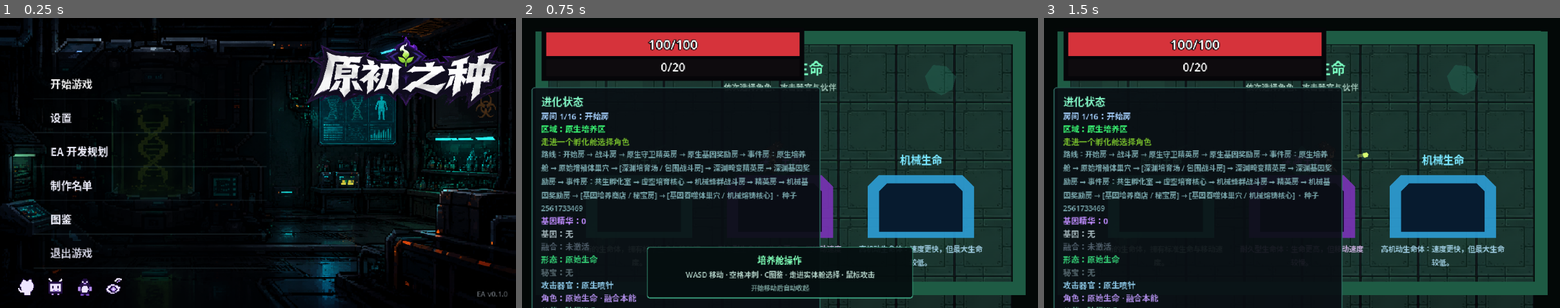
Above: before the commit, frames 1-3 (left to right).
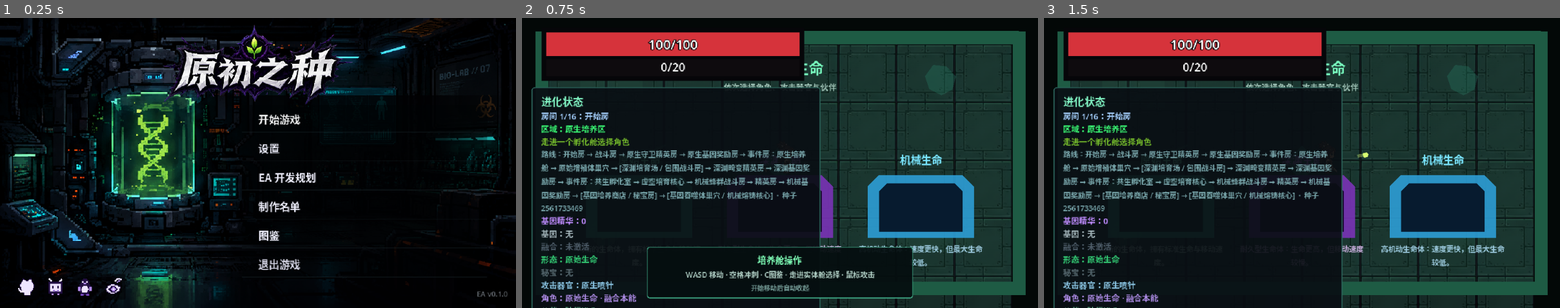
Above: after the commit, the same moments.

Repository: LIJUNCAN1/-Roguelike
Game: Godot game, scene res://scenes/ui/title_screen.tscn
The game is run twice, just before and just after one commit, with the same random seed, the same clock (stepped at 60 frames per second) and the same inputs.
Inputs (mouse positions are in pixels of both pictures, inside the frame that each line leads up to):
- Up to frame 1 (0.25 s): no input
- Up to frame 2 (0.75 s): click "开始游戏" at 0.5 s
- Up to frame 3 (1.5 s): tap Enter (ui_accept) at 1.25 s; move the mouse to (1415, 148) at 1.27 s; press the mouse at (1415, 148) at 1.28 s; hold D (move_right) from 1.28 s (still down)

The runs differ from the first frame. In frame 1, 28% of the frame differs, in the area x 2-98%, y 2-100%; in frame 2, less than 0.1%; in frame 3, nothing differs.

Commit message:
feat: reposition title menu and replace logo

Diff:
--- a/scenes/ui/title_screen.tscn
+++ b/scenes/ui/title_screen.tscn
@@ -4,7 +4,7 @@
 [ext_resource type="Script" uid="uid://b4l5iecbr4qes" path="res://scripts/meta/meta_upgrade_panel.gd" id="2_meta_panel"]
 [ext_resource type="Script" uid="uid://bhblbgthwxtr5" path="res://scripts/meta/menu_gene_codex.gd" id="3_codex"]
 [ext_resource type="Resource" path="res://data/rewards/prototype_gene_pool.tres" id="4_gene_pool"]
-[ext_resource type="Texture2D" uid="uid://bor2lchmr4nqv" path="res://assets/ui/title_logo.png" id="5_title_logo"]
+[ext_resource type="Texture2D" path="res://assets/ui/title_logo-v2.png" id="5_title_logo"]
 [ext_resource type="Texture2D" path="res://assets/ui/title_background.png" id="6_title_background"]
 [ext_resource type="Texture2D" path="res://assets/ui/social_github.png" id="7_social_github"]
 [ext_resource type="Texture2D" path="res://assets/ui/social_bilibili.png" id="8_social_bilibili"]
@@ -37,12 +37,12 @@
 content_margin_right = 10.0
 
 [sub_resource type="StyleBoxFlat" id="StyleBoxFlat_button_pressed"]
-bg_color = Color(0.01, 0.22, 0.145, 0.82)
+bg_color = Color(0.01, 0.22, 0.145, 0.18)
 content_margin_left = 20.0
 content_margin_right = 10.0
 
 [sub_resource type="StyleBoxFlat" id="StyleBoxFlat_button_hover"]
-bg_color = Color(0.008, 0.18, 0.12, 0.68)
+bg_color = Color(0.008, 0.18, 0.12, 0.12)
 content_margin_left = 20.0
 content_margin_right = 10.0
 
@@ -124,19 +124,19 @@
 [node name="Interface" type="CanvasLayer" parent="." unique_id=24458870]
 
 [node name="MenuBackdrop" type="TextureRect" parent="Interface"]
-offset_left = 0.0
-offset_top = 42.0
-offset_right = 360.0
+offset_left = 238.0
+offset_top = 96.0
+offset_right = 640.0
 offset_bottom = 360.0
 mouse_filter = 2
 texture = SubResource("GradientTexture2D_menu_backdrop")
 expand_mode = 1
 
 [node name="TitleImage" type="TextureRect" parent="Interface" unique_id=1299536591]
-offset_left = 376.0
-offset_top = 15.0
-offset_right = 628.0
-offset_bottom = 116.0
+offset_left = 60.0
+offset_top = 8.0
+offset_right = 580.0
+offset_bottom = 108.0
 mouse_filter = 2
 texture = ExtResource("5_title_logo")
 expand_mode = 1
@@ -165,10 +165,10 @@
 horizontal_alignment = 1
 
 [node name="Menu" type="PanelContainer" parent="Interface" unique_id=1233610578]
-offset_left = 42.0
-offset_top = 57.0
-offset_right = 330.0
-offset_bottom = 315.0
+offset_left = 300.0
+offset_top = 108.0
+offset_right = 604.0
+offset_bottom = 322.0
 theme_override_styles/panel = SubResource("StyleBoxFlat_menu")
 
 [node name="Content" type="VBoxContainer" parent="Interface/Menu" unique_id=1850334910]
@@ -177,7 +177,7 @@
 alignment = 1
 
 [node name="StartButton" type="Button" parent="Interface/Menu/Content" unique_id=1447712269]
-custom_minimum_size = Vector2(0, 40)
+custom_minimum_size = Vector2(0, 34)
 layout_mode = 2
 theme_override_colors/font_color = Color(0.98, 0.98, 1, 1)
 theme_override_colors/font_hover_color = Color(1, 1, 1, 1)
@@ -192,7 +192,7 @@
 active_color = Color(0.28, 1, 0.75, 1)
 
 [node name="SettingsButton" type="Button" parent="Interface/Menu/Content" unique_id=1389030782]
-custom_minimum_size = Vector2(0, 40)
+custom_minimum_size = Vector2(0, 34)
 layout_mode = 2
 theme_override_colors/font_color = Color(0.92, 0.92, 0.97, 1)
 theme_override_fonts/font = SubResource("SystemFont_bold")
@@ -206,7 +206,7 @@
 script = ExtResource("12_tech_button")
 
 [node name="RoadmapButton" type="Button" parent="Interface/Menu/Content"]
-custom_minimum_size = Vector2(0, 40)
+custom_minimum_size = Vector2(0, 34)
 layout_mode = 2
 theme_override_colors/font_color = Color(0.92, 0.92, 0.97, 1)
 theme_override_fonts/font = SubResource("SystemFont_bold")
@@ -220,7 +220,7 @@
 script = ExtResource("12_tech_button")
 
 [node name="CreditsButton" type="Button" parent="Interface/Menu/Content"]
-custom_minimum_size = Vector2(0, 40)
+custom_minimum_size = Vector2(0, 34)
 layout_mode = 2
 theme_override_colors/font_color = Color(0.92, 0.92, 0.97, 1)
 theme_override_fonts/font = SubResource("SystemFont_bold")
@@ -234,7 +234,7 @@
 script = ExtResource("12_tech_button")
 
 [node name="CodexButton" type="Button" parent="Interface/Menu/Content" unique_id=1717962536]
-custom_minimum_size = Vector2(0, 40)
+custom_minimum_size = Vector2(0, 34)
 layout_mode = 2
 theme_override_colors/font_color = Color(0.92, 0.92, 0.97, 1)
 theme_override_fonts/font = SubResource("SystemFont_bold")
@@ -248,7 +248,7 @@
 script = ExtResource("12_tech_button")
 
 [node name="QuitButton" type="Button" parent="Interface/Menu/Content" unique_id=666523798]
-custom_minimum_size = Vector2(0, 40)
+custom_minimum_size = Vector2(0, 34)
 layout_mode = 2
 theme_override_colors/font_color = Color(0.82, 0.82, 0.88, 1)
 theme_override_fonts/font = SubResource("SystemFont_bold")
--- a/scripts/ui/tech_menu_button.gd
+++ b/scripts/ui/tech_menu_button.gd
@@ -25,38 +25,34 @@
 		Vector2(0.0, height - 0.5),
 		Vector2(width, height - 0.5),
 		idle_color,
-		1.0,
+		0.45,
 		true
 	)
 	if not active:
 		return
 
-	var glow := Color(active_color, 0.22)
-	for offset in [3.0, 2.0, 1.0]:
-		draw_line(
-			Vector2(0.0, offset),
-			Vector2(width, offset),
-			glow,
-			1.0,
-			true
+	for offset_value in [2.0, 1.0]:
+		var offset := float(offset_value)
+		_draw_fading_line(
+			offset,
+			Color(active_color, 0.13),
+			0.45
 		)
-		draw_line(
-			Vector2(0.0, height - offset),
-			Vector2(width, height - offset),
-			glow,
-			1.0,
-			true
+		_draw_fading_line(
+			height - offset,
+			Color(active_color, 0.13),
+			0.45
 		)
 
-	draw_line(Vector2(0, 0.5), Vector2(width, 0.5), active_color, 1.1, true)
+	_draw_fading_line(0.5, active_color, 0.65)
+	_draw_fading_line(height - 0.5, active_color, 0.65)
 	draw_line(
-		Vector2(0, height - 0.5),
-		Vector2(width, height - 0.5),
+		Vector2(0.5, 0),
+		Vector2(0.5, height),
 		active_color,
-		1.1,
+		0.65,
 		true
 	)
-	draw_line(Vector2(0.5, 0), Vector2(0.5, height), active_color, 1.1, true)
 
 	var center_y := height * 0.5
 	var diamond := PackedVector2Array([
@@ -66,3 +62,23 @@
 		Vector2(0.5, center_y + 5.0),
 	])
 	draw_colored_polygon(diamond, Color(active_color, 0.82))
+
+
+func _draw_fading_line(
+	y_position: float,
+	color: Color,
+	line_width: float
+) -> void:
+	var segment_count := 32
+	var segment_width := size.x / float(segment_count)
+	for index in segment_count:
+		var progress := float(index) / float(segment_count - 1)
+		var alpha := pow(1.0 - progress, 1.55) * color.a
+		var segment_color := Color(color, alpha)
+		draw_line(
+			Vector2(segment_width * index, y_position),
+			Vector2(segment_width * (index + 1), y_position),
+			segment_color,
+			line_width,
+			true
+		)
Binary file added: assets/ui/title_logo-v2.png
Not shown, added: assets/ui/title_logo-v2.png.import
